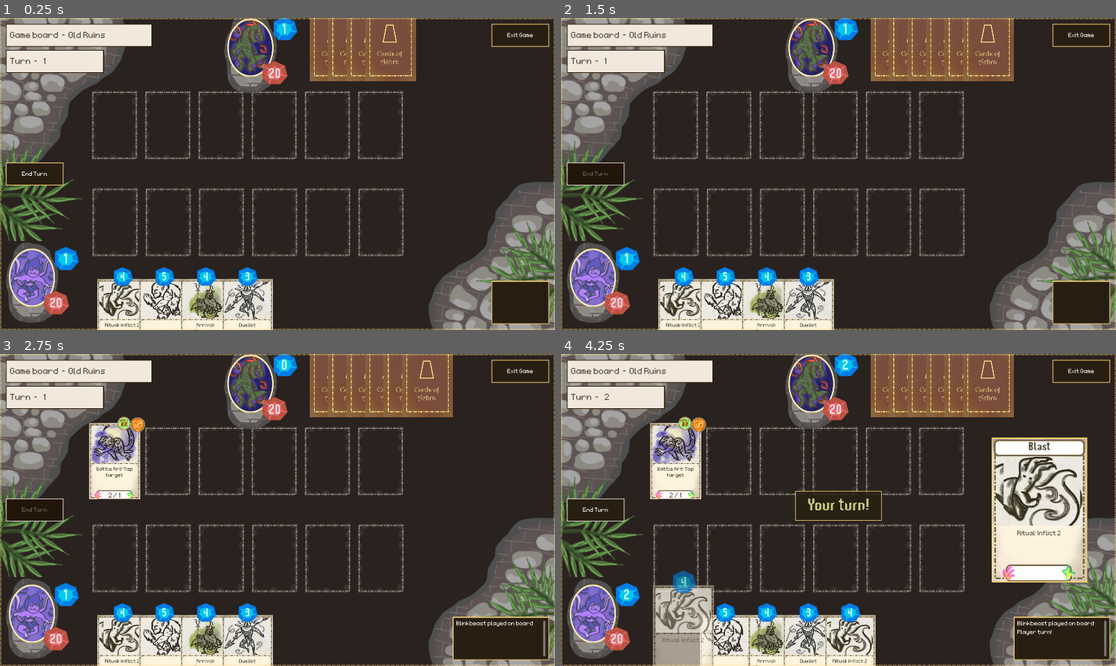
Above: before the commit, frames 1-4 (two rows, left to right).
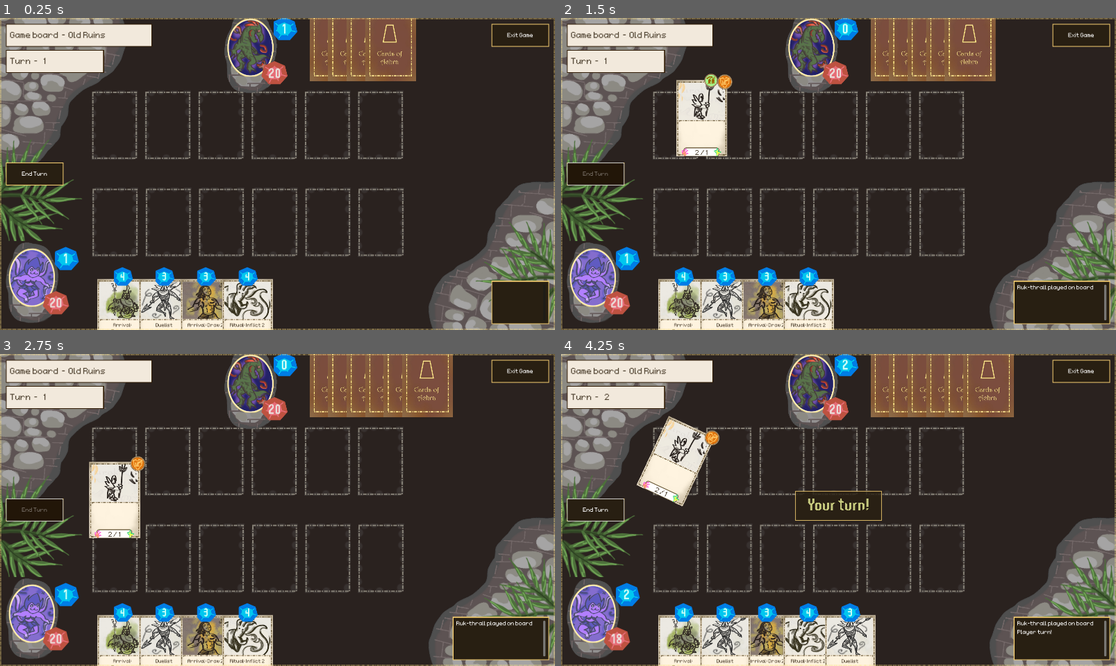
Above: after the commit, the same moments.

Repository: OttoElomaa/Godot-4-Ogre-Card-Game
Game: Godot game, scene res://GameScenes/main.tscn
Same seed, same stepped clock (60 frames per second), same inputs: the game is played once before the commit and once after it.
Inputs (mouse positions are in pixels of both pictures, inside the frame that each line leads up to):
- Up to frame 1 (0.25 s): no input
- Up to frame 2 (1.5 s): click (594, 174) at 0.5 s; click (594, 174) at 1.25 s
- Up to frame 3 (2.75 s): click (33, 510) at 2 s
- Up to frame 4 (4.25 s): drag from (683, 653) to (816, 385) at 2.77 s; drag from (727, 653) to (816, 385) at 3.52 s

The runs differ from the first frame. In frame 1, 2.6% of the frame differs, in the area x 17-49%, y 81-100%; in frame 2, 6.9%; in frame 3, 5.6%; in frame 4, 15%, in the area x 9-96%, y 19-100%.

Commit message:
Added card draw action on arrival/cast/combat etc.

Diff:
--- /dev/null
+++ b/Cards/Creatures/Cr-Alhaja-Pious.tscn
@@ -0,0 +1,17 @@
+[gd_scene load_steps=3 format=3 uid="uid://dvshdygyjpncb"]
+
+[ext_resource type="PackedScene" uid="uid://mxfejwivkelm" path="res://Cards/card.tscn" id="1_l6qv3"]
+[ext_resource type="Texture2D" uid="uid://b0hp5ejpxal7t" path="res://Art/CardArt/card-art-creature-alhaja-Pious.jpg" id="2_l6qv3"]
+
+[node name="Card-Cr-PiousAlhaja" instance=ExtResource("1_l6qv3")]
+cardName = "Pious Alhaja"
+manaCost = 3
+startingDamage = 2
+startingHealth = 2
+
+[node name="Arrival" parent="Effects" index="3"]
+isActive = true
+drawCards = 2
+
+[node name="Art" parent="Frontside" index="1"]
+texture = ExtResource("2_l6qv3")
--- a/Cards/card.gd
+++ b/Cards/card.gd
@@ -43,8 +43,12 @@
 
 var effectText := ""
 
-
-
+##################################################
+var cardsManager:Node = null
+
+var mySlot: CardSlot = null
+var isEnemyCard := false
+var myOffset := Vector2.ZERO
 
 ###############################################
 #### RESTING = Can't take card actions this turn, such as attack or cast.
@@ -55,11 +59,9 @@
 var resting := false
 var allowInteract := true
 
-var mySlot: CardSlot = null
-var isEnemyCard := false
-var myOffset := Vector2.ZERO
-
-var cardsManager:Node = null
+
+
+
 
 ##########################################################
 @onready var stateHandler := $Frontside/ActionState
@@ -86,8 +88,8 @@
 
 
 func _ready() -> void:
-	var cardManager = get_tree().get_first_node_in_group("cardManager")
-	cardManager.connectCardSignal(self)
+	cardsManager = get_tree().get_first_node_in_group("cardManager")
+	cardsManager.connectCardSignal(self)
 
 	damage = startingDamage
 	health = startingHealth
@@ -154,6 +156,7 @@
 
 
 func basicSetup():
+
 	if isSpell:
 		statesInert()
 
--- a/Cards/cardEffectNode.gd
+++ b/Cards/cardEffectNode.gd
@@ -19,6 +19,8 @@
 @export var bolstersAllAllies := false
 @export var bolsterDamage := 0
 @export var bolsterHealth := 0
+
+@export var drawCards := 0
 
 @export var summonScene: PackedScene = null
 @export_multiline var summonString := "Summon a thing"
@@ -53,6 +55,10 @@
 	#### ADD TAP
 	if hasTap:
 		text += "Tap target"
+
+	#### CARD DRAW
+	if drawCards > 0:
+		text += "Draw %d" % drawCards
 
 	#### ADD SUMMON
 	if summonScene:
@@ -89,6 +95,12 @@
 	var success := false
 
 	########################################## TARGETLESS EFFECTS
+	#### CARD DRAW
+	if drawCards > 0:
+		for i in range(drawCards):
+			MyTools.handleDrawCard(isEnemy)
+		success = true
+
 	#### SUMMON
 	if summonScene:
 		var creature:Card = summonScene.instantiate()
--- a/GameScenes/Autoloads/my_tools.gd
+++ b/GameScenes/Autoloads/my_tools.gd
@@ -43,3 +43,9 @@
 			emptySlots.append(slot)
 
 	return emptySlots
+
+
+
+func handleDrawCard(isEnemy:bool):
+	var cardManager = get_tree().get_first_node_in_group("cardManager")
+	cardManager.checkIsEnemyAnddrawCard(isEnemy)
--- a/GameScenes/card_loader.gd
+++ b/GameScenes/card_loader.gd
@@ -25,15 +25,17 @@
 	for i in range(20):
 		cards.append(createCard("res://Cards/Creatures/Cr-MardokHound.tscn"))
 
-	for i in range(20):
+	for i in range(10):
 		cards.append(createCard("res://Cards/Creatures/Cr-SlaghRider.tscn"))
 	for i in range(20):
 		cards.append(createCard("res://Cards/Rituals/Sp-Blast.tscn"))
 
+	for i in range(10):
+		cards.append(createCard("res://Cards/Creatures/Cr-BlinkBeast.tscn"))
 	for i in range(20):
-		cards.append(createCard("res://Cards/Creatures/Cr-BlinkBeast.tscn"))
-	for i in range(30):
 		cards.append(createCard("res://Cards/Creatures/Cr-DeathKnight.tscn"))
+	for i in range(40):
+		cards.append(createCard("res://Cards/Creatures/Cr-Alhaja-Pious.tscn"))
 
 
 	prints("created cards: ", cards)
--- a/GameScenes/cards_manager.gd
+++ b/GameScenes/cards_manager.gd
@@ -60,6 +60,13 @@
 
 
 
+func checkIsEnemyAnddrawCard(isEnemy:bool):
+	if isEnemy:
+		drawCard($EnemyDeck, $EnemyHand)
+	else:
+		drawCard($PlayerDeck, $PlayerHand)
+
+
 func drawCard(sourceDeck:Node,targetHand:Node):
 
 	if sourceDeck.get_child_count() < 1:
@@ -68,9 +75,13 @@
 
 	var cardScene = sourceDeck.get_child(0)
 	cardScene.cardsManager = self
-
 	cardScene.reparent(targetHand)
-	#assert(1==2,"testing launch crash")
+
+	if sourceDeck == $EnemyDeck:
+		cardScene.toggleEnemyStatus(true)
+		cardScene.toggleFrontSide(false)
+	updateHandCardsVisuals()
+
 	return cardScene
 
 
@@ -374,9 +385,7 @@
 func startEnemyTurn():
 	wakeBoardCards($EnemyBoard)
 	var newCard = drawCard($EnemyDeck, $EnemyHand)
-	newCard.toggleEnemyStatus(true)
-	newCard.toggleFrontSide(false)
-	updateHandCardsVisuals()
+
 
 
 func wakeBoardCards(board:Node):
Binary file added: Art/CardArt/card-art-creature-alhaja-Pious.jpg
Not shown, added: Art/CardArt/card-art-creature-alhaja-Pious.jpg.import
Not shown, added: Art/CardArt/card-art-creature-alhaja-Pious.pdn
